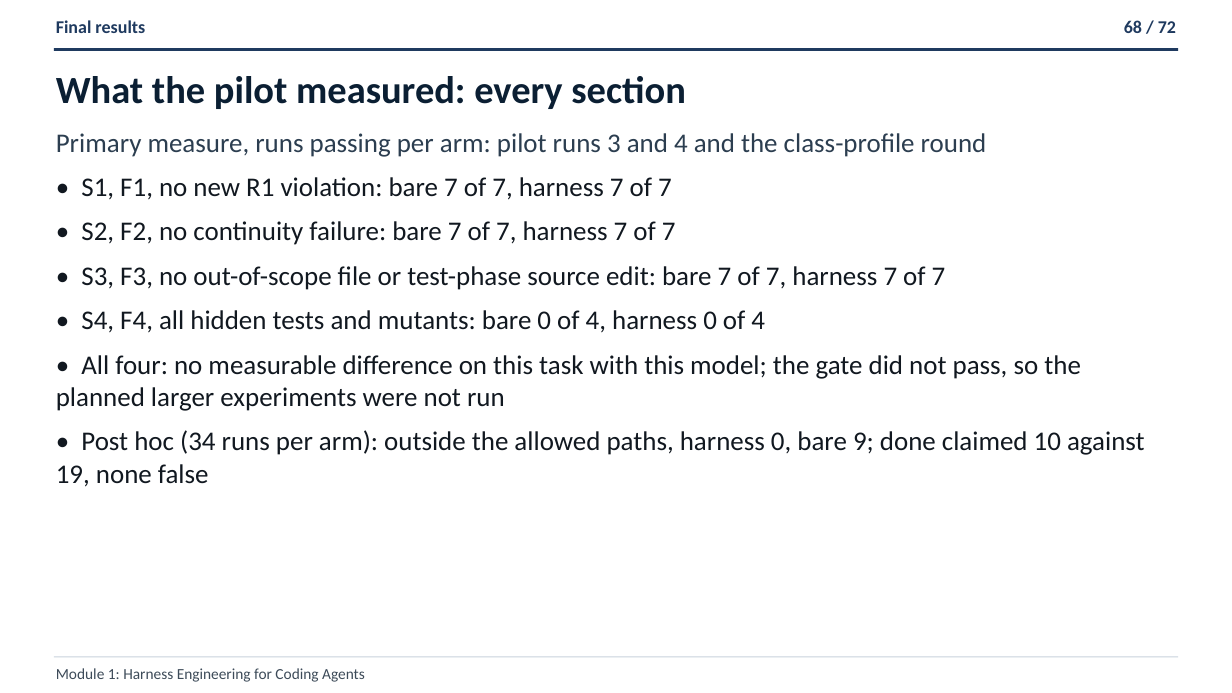
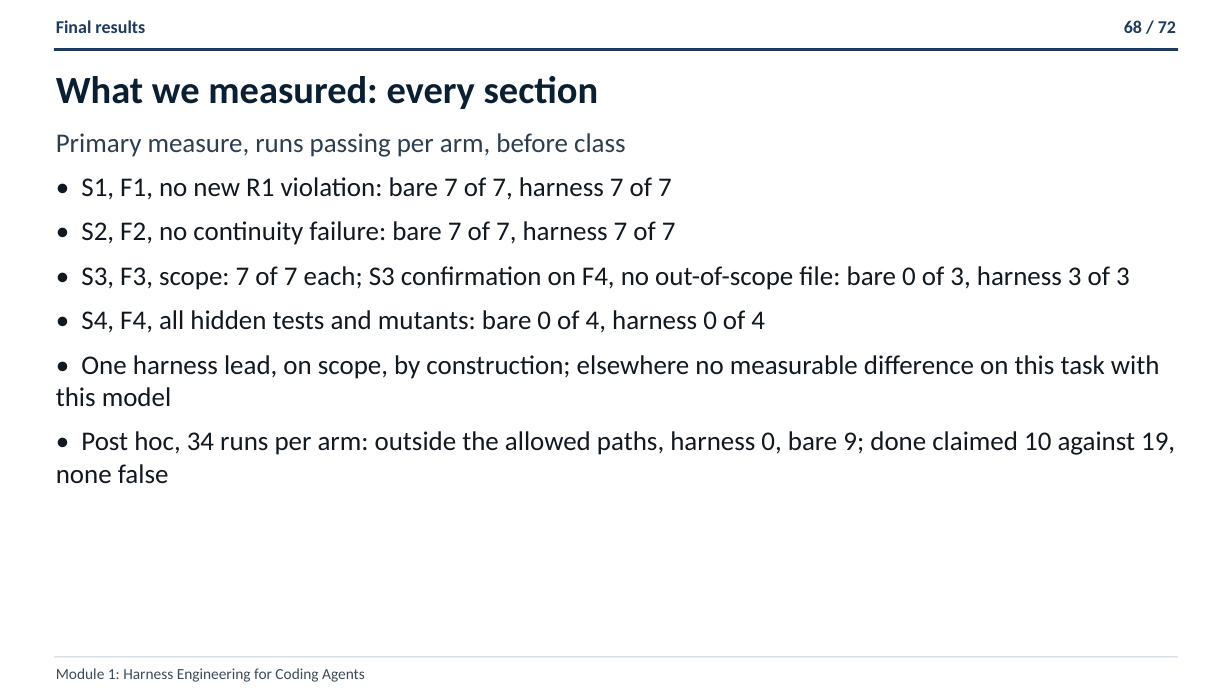
Before and after one commit to ANI-IN/shipharness-dev, a slide deck: slide 68 of slides/deck.pptx. Drawn at 1232x693 pixels with LibreOffice and Linux fonts; fonts in the diff are those of the drawing. Boxes give left, top, right and bottom in pixels: in the first picture for what was removed or moved away, otherwise in the second. Text is boxed around its words. In the diff, an @@ line names an element or a change of style, - is before the commit and + after.

```diff
--- a/slides/deck.pptx
+++ b/slides/deck.pptx
@@ text at <box>56,76,599,109</box>: text changed @@
-What the pilot measured: every section
+What we measured: every section
@@ text at <box>56,133,626,157</box>: text changed @@
-Primary measure, runs passing per arm: pilot runs 3 and 4 and the class-profile round
+Primary measure, runs passing per arm, before class
@@ text at <box>81,266,1130,290</box>: text changed @@
-• S3, F3, no out-of-scope file or test-phase source edit: bare 7 of 7, harness 7 of 7
+• S3, F3, scope: 7 of 7 each; S3 confirmation on F4, no out-of-scope file: bare 0 of 3, harness 3 of 3
@@ text at <box>56,355,1175,484</box>: text changed @@
-• All four: no measurable difference on this task with this model; the gate did not pass, so the planned larger experiments were not run
-• Post hoc (34 runs per arm): outside the allowed paths, harness 0, bare 9; done claimed 10 against 19, none false
+• One harness lead, on scope, by construction; elsewhere no measurable difference on this task with this model
+• Post hoc, 34 runs per arm: outside the allowed paths, harness 0, bare 9; done claimed 10 against 19, none false
```
Also in this commit, not shown: 67 other slides changed, 12 other files.
